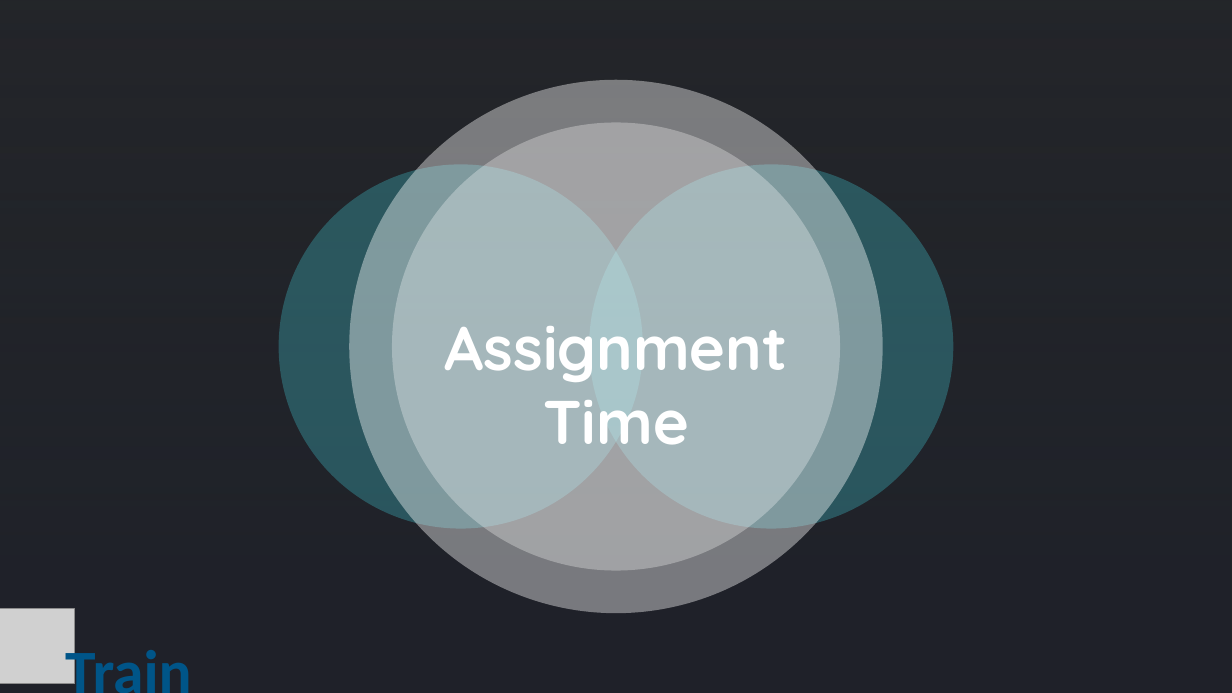
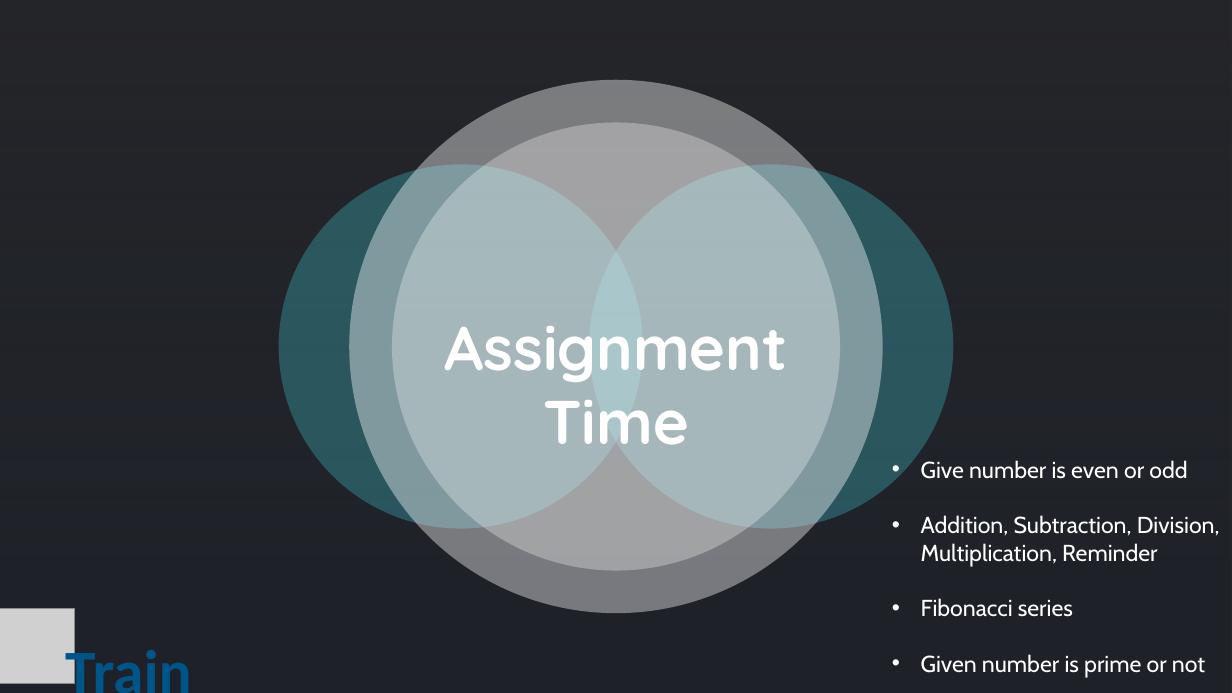
Before and after one commit to sesh86/HTML_CSS, a slide deck: slide 15 of iTrain - HTML.pptx (slide 24 before the commit). Drawn at 1232x693 pixels with LibreOffice and Linux fonts; fonts in the diff are those of the drawing; grey boxes stand for pictures; background and template pictures are left out; a plain dark background stands for a picture behind light text. Boxes give left, top, right and bottom in pixels: in the first picture for what was removed or moved away, otherwise in the second. Text is boxed around its words. In the diff, an @@ line names an element or a change of style, - is before the commit and + after.

Commit message:
JS

```diff
--- a/iTrain - HTML.pptx
+++ b/iTrain - HTML.pptx
@@ text added at (921,460,1220,678), 18 pt, text #FFFFFF @@
+• Give number is even or odd
+• Addition, Subtraction, Division, Multiplication, Reminder
+• Fibonacci series
+• Given number is prime or not
```
Also in this commit, not shown: 1 other slide changed, 13 slides added, 22 slides removed.
